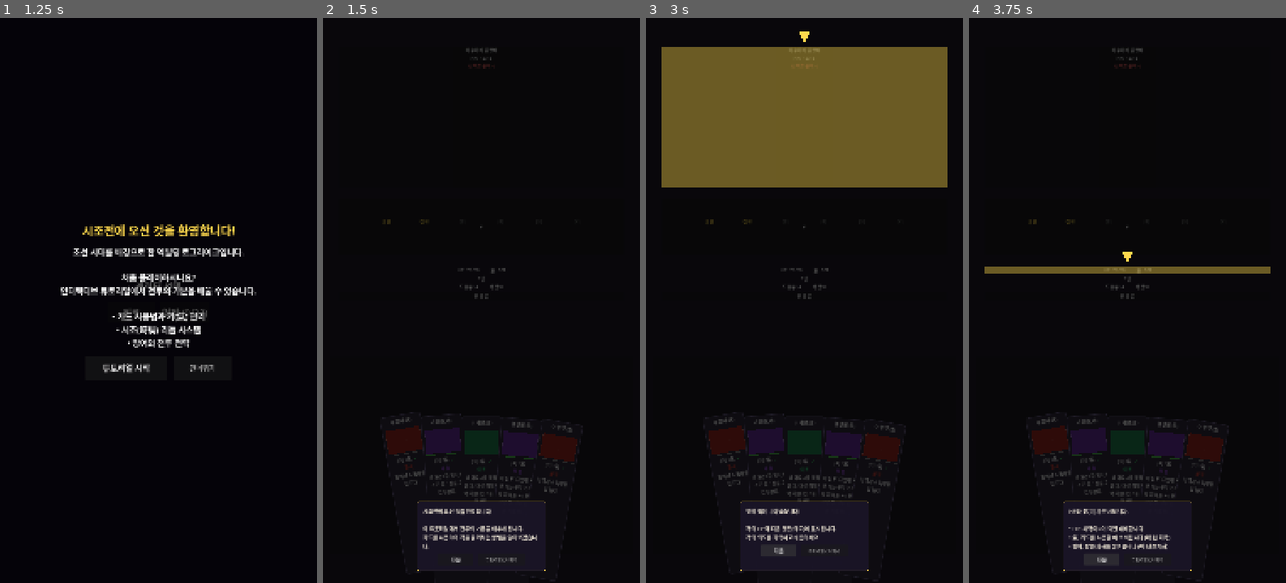
Above: before the commit, frames 1-4 (left to right).
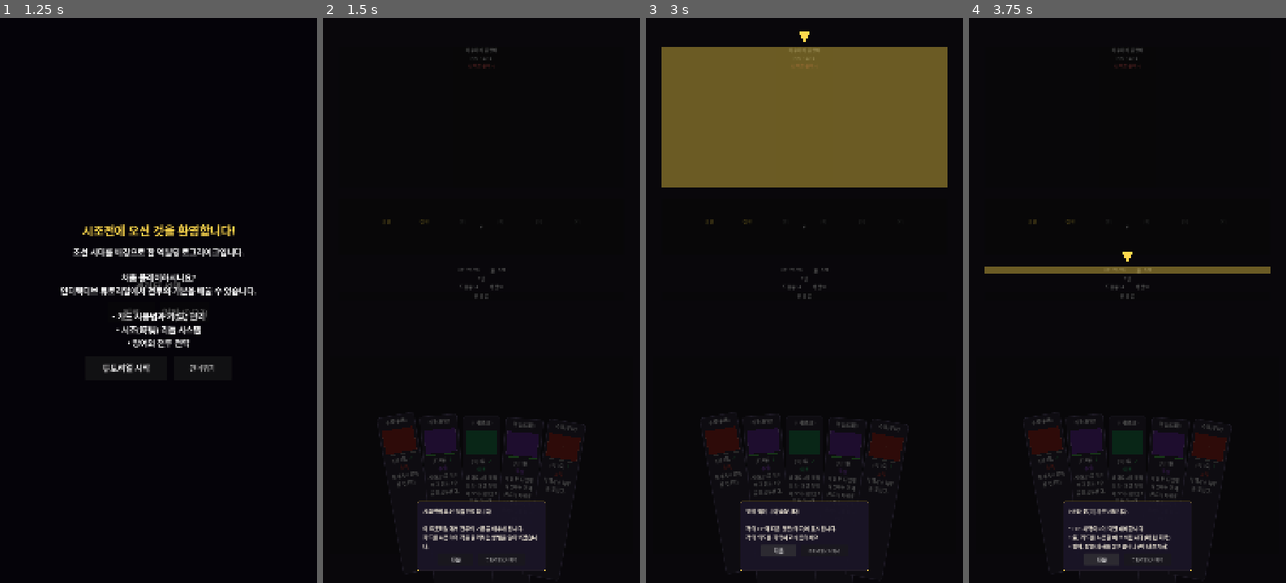
Above: after the commit, the same moments.

Repository: dongmin1213/Sijojeon
Game: Godot game, scene res://scenes/title/title_screen.tscn
Two runs of this game, one before a commit and one after it. Both use one fixed random seed, a clock stepped at 60 frames per second and the inputs below.
Inputs:
- Up to frame 1 (1.25 s): click "새 게임" at 0.5 s
- Up to frame 2 (1.5 s): click "튜토리얼 시작" at 1.25 s
- Up to frame 3 (3 s): click "▼" at 2 s; click "다음" at 2.75 s
- Up to frame 4 (3.75 s): click "다음" at 3.5 s

Frame 1 is identical in both runs. In frame 2, 1.0% of the frame differs, in the area x 17-83%, y 70-100%; in frame 3, 1.0%; in frame 4, 1.0%.

Commit message:
fix: 전투 손패 카드 겹침 가독성 개선
- MIN_CARD_SPACING 84→105 (최소 75% 가시 영역 보장, 25% 겹침까지만 허용)
- 카드 4장 초과 시 동적 크기 축소 (최소 75%까지)
- 사용 가능 영역 90%→95%로 확대

Co-Authored-By: Paperclip <noreply@paperclip.ing>

Diff:
--- a/scenes/ui/card_hand.gd
+++ b/scenes/ui/card_hand.gd
@@ -15,8 +15,13 @@
 @export var select_lift: float = 50.0         # 선택 시 위로 올라가는 높이
 
 # 뷰포트 기준 비율 (1080x1920 기본 해상도 기준)
-const BASE_CARD_SPACING := 145.0
 const BASE_WIDTH := 1080.0
+# 카드 간격: 카드 너비(140)의 배수로 설정.
+const MAX_CARD_SPACING := 160.0    # 넉넉할 때 카드 간 간격
+const MIN_CARD_SPACING := 105.0    # 카드 너비의 75% — 최소 25% 겹침만 허용
+# 손패 카드 수에 따른 카드 크기 스케일 (가독성 확보)
+const HAND_SCALE_THRESHOLD := 4    # 이 수 이상이면 카드 축소 시작
+const MIN_HAND_SCALE := 0.75       # 카드 최소 축소 비율
 
 var card_widgets: Array[CardUI] = []
 var selected_index: int = -1
@@ -114,7 +119,35 @@
 
 	# 뷰포트 너비에 비례하여 카드 간격 계산
 	var scale_factor := size.x / BASE_WIDTH
-	var card_spacing := BASE_CARD_SPACING * scale_factor
+
+	# 손패 수에 따른 카드 크기 동적 조정
+	var hand_scale := 1.0
+	if count > HAND_SCALE_THRESHOLD:
+		# 카드 수가 임계값 초과 시 점진적 축소 (최대 10장 기준)
+		var excess := float(count - HAND_SCALE_THRESHOLD) / float(10 - HAND_SCALE_THRESHOLD)
+		hand_scale = lerpf(1.0, MIN_HAND_SCALE, clampf(excess, 0.0, 1.0))
+
+	# 카드 크기 조정 적용
+	var base_card_w := CardUI.BASE_CARD_WIDTH * scale_factor
+	var base_card_h := CardUI.BASE_CARD_HEIGHT * scale_factor
+	var scaled_card_w := base_card_w * hand_scale
+	var scaled_card_h := base_card_h * hand_scale
+	for widget in card_widgets:
+		widget.custom_minimum_size = Vector2(scaled_card_w, scaled_card_h)
+		widget.size = Vector2(scaled_card_w, scaled_card_h)
+
+	var card_w := scaled_card_w
+	# 사용 가능 영역의 95%를 카드 배치에 활용 (좌우 여백 2.5%씩)
+	var available_width := size.x * 0.95
+	# 이상적 간격: 카드 너비 + 약간의 여백
+	var ideal_spacing := MAX_CARD_SPACING * scale_factor * hand_scale
+	# 필요한 전체 폭 = (count-1) * spacing + card_w
+	var needed_width := (count - 1) * ideal_spacing + card_w
+	var card_spacing := ideal_spacing
+	if count > 1 and needed_width > available_width:
+		# 공간이 부족하면 간격 축소 (최소 간격까지)
+		card_spacing = (available_width - card_w) / float(count - 1)
+		card_spacing = maxf(card_spacing, MIN_CARD_SPACING * scale_factor * hand_scale)
 
 	var center_x := size.x / 2.0
 	var base_y := size.y * 0.3
